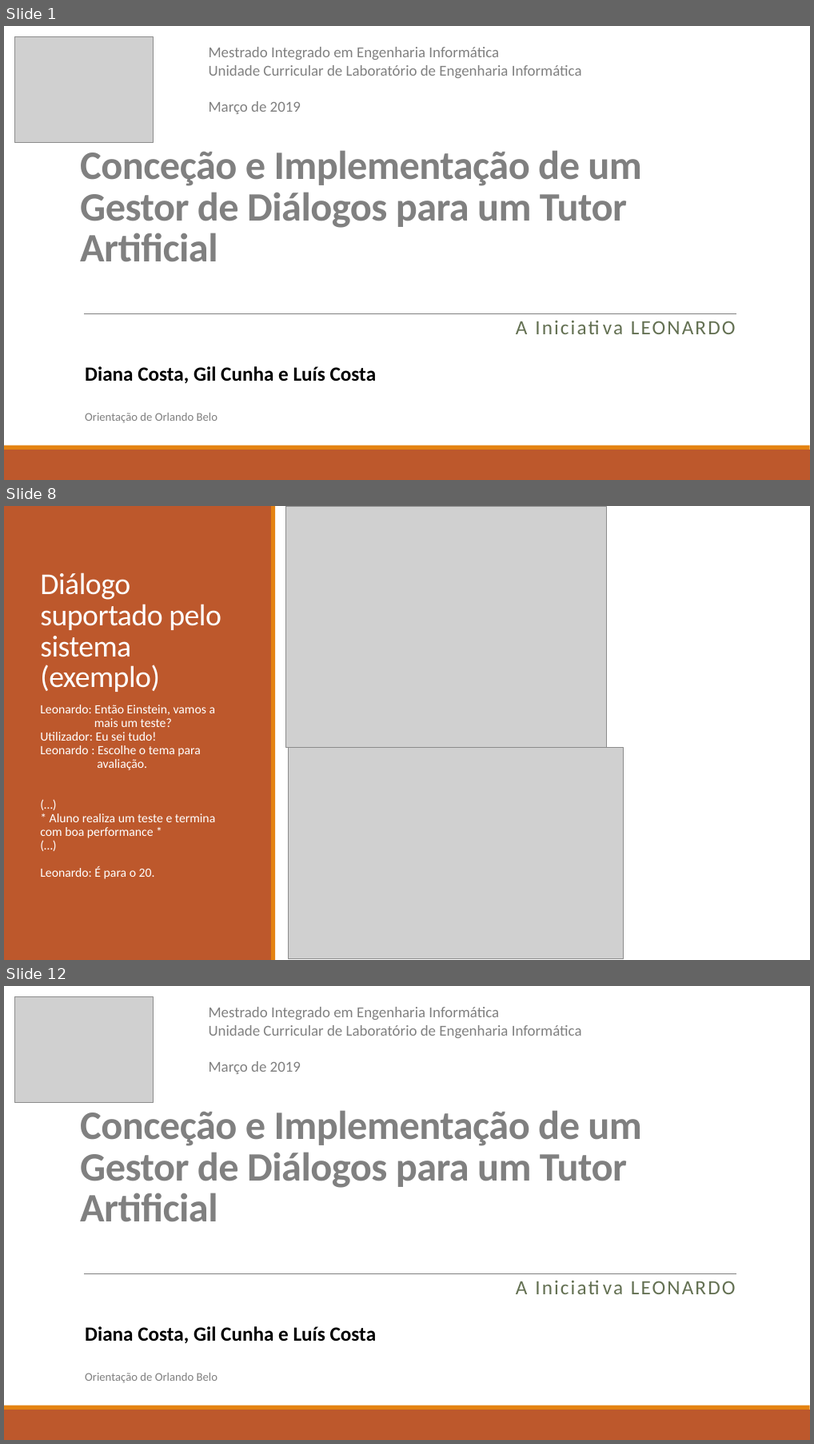
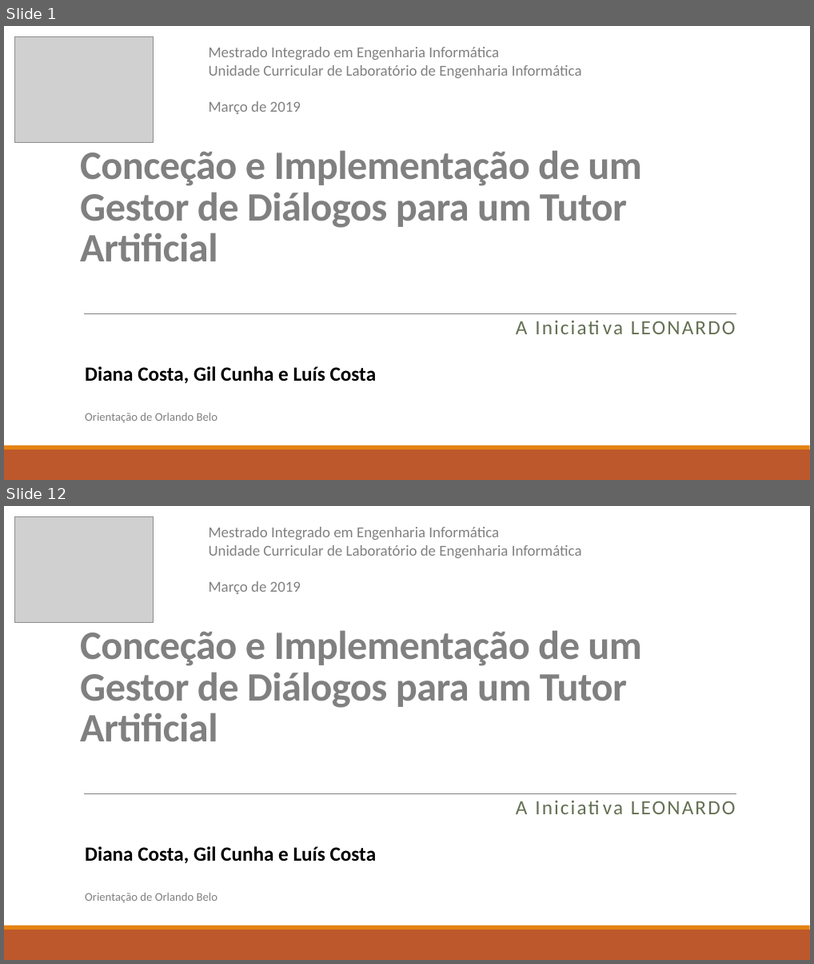
Before and after one commit to diisnc/Dialog_Agent_1819, a slide deck: Report/presentation_2_Diana.pptx. Shown one above the other, each under a label of ours: slides 1, 8 and 12 before the commit, slides 1 and 12 after it; the slides between them are not shown. The pictures are 814x1444 and 814x964 pixels, drawn with LibreOffice and Linux fonts; fonts in the diff are those of the drawing; grey boxes stand for pictures. Boxes give left, top, right and bottom in pixels: in the first picture for what was removed or moved away, otherwise in the second. Text is boxed around its words. In the diff, an @@ line names an element or a change of style, - is before the commit and + after.

```diff
--- a/Report/presentation_2_Diana.pptx
+++ b/Report/presentation_2_Diana.pptx
@@ slide 8 removed at [4,506,810,960], background #FFFFFF @@
@@ rectangle removed at [4,506,272,960] @@
@@ rectangle removed at [271,506,276,960] @@
@@ picture removed at [286,506,607,747] @@
@@ title removed at [40,572,222,692] @@
-Diálogo suportado pelo sistema (exemplo)
@@ text removed at [40,704,216,879] @@
-Leonardo: Então Einstein, vamos a
-mais um teste?
-Utilizador: Eu sei tudo!
-Leonardo : Escolhe o tema para
-avaliação.
-(…)
-* Aluno realiza um teste e termina com boa performance *
-(…)
-Leonardo: É para o 20.
@@ picture removed at [288,747,624,959] @@
```
Also in this commit, not shown: 2 slides changed, 8 slides added, 7 other slides removed, 2 other files.
